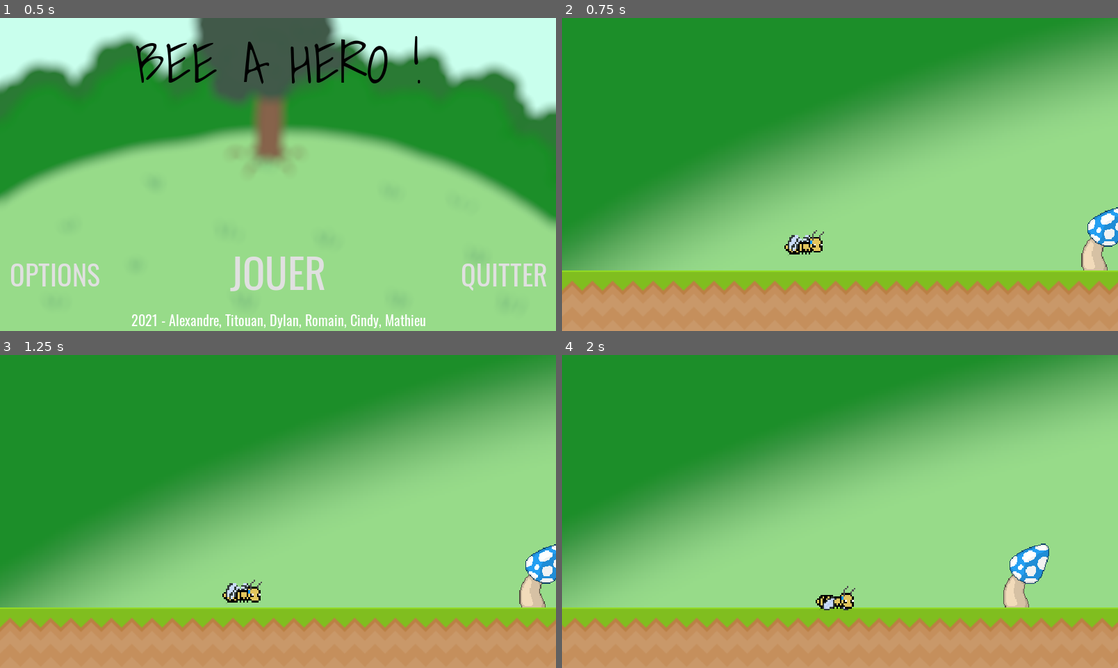
Above: before the commit, frames 1-4 (two rows, left to right).
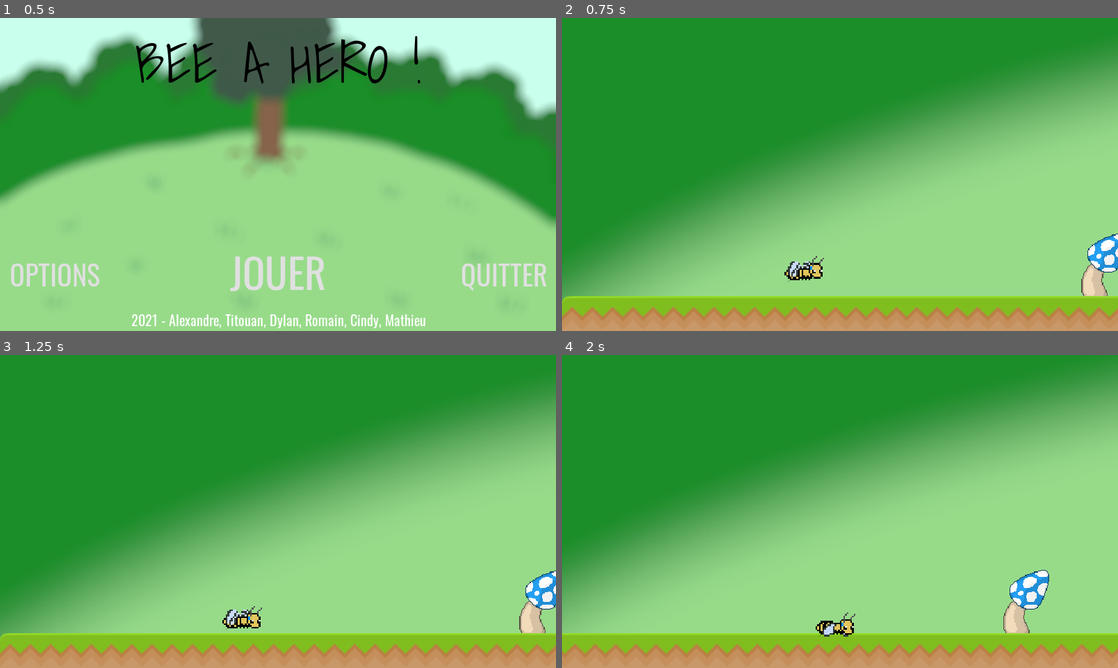
Above: after the commit, the same moments.

Repository: djalexkidd/bee-a-hero
Game: Godot game, scene res://scenes/MainMenu.tscn
The game is run twice, just before and just after one commit, with the same random seed, the same clock (stepped at 60 frames per second) and the same inputs.
Inputs:
- Up to frame 1 (0.5 s): no input
- Up to frame 2 (0.75 s): click "JOUER" at 0.5 s
- Up to frame 3 (1.25 s): no input
- Up to frame 4 (2 s): tap Enter (fire) at 1.25, 1.35 s; hold Right (right) from 1.28 s (still down)

Frame 1 is identical in both runs. In frame 2, 36% of the frame differs, in the area x 0-100%, y 2-96%; in frame 3, 36%; in frame 4, 37%, in the area x 0-100%, y 0-96%.

Commit message:
La caméra bordel

Diff:
--- a/scenes/Level1.tscn
+++ b/scenes/Level1.tscn
@@ -252,7 +252,6 @@
 [node name="Level1" type="Node2D"]
 
 [node name="Mushroom_blue" parent="." instance=ExtResource( 16 )]
-
 position = Vector2( 342, 250 )
 
 [node name="Mushroom_red" parent="." instance=ExtResource( 15 )]
@@ -266,7 +265,7 @@
 cell_size = Vector2( 70, 70 )
 cell_custom_transform = Transform2D( 70, 0, 0, 70, 0, 0 )
 format = 1
-tile_data = PoolIntArray( -393221, 9, 0, -393220, 9, 0, -393 …(827 unchanged characters)…  0, 196642, 9, 0, 327675, 9, 0, 327676, 1, 0, 327677, 1, 0, 327678, 1, 0, 327679, …(497 unchanged characters)…
+tile_data = PoolIntArray( -393221, 9, 0, -393220, 9, 0, -393 …(827 unchanged characters)…  0, 196642, 9, 0, 327675, 9, 0, 327676, 0, 0, 327677, 1, 0, 327678, 1, 0, 327679, …(497 unchanged characters)…
 
 [node name="Bee" parent="." instance=ExtResource( 1 )]
 position = Vector2( 4, 249 )
@@ -277,7 +276,7 @@
 limit_left = -280
 limit_top = -420
 limit_right = 2380
-limit_bottom = 350
+limit_bottom = 320
 drag_margin_left = 0.0
 drag_margin_top = 0.0
 drag_margin_right = 0.0
